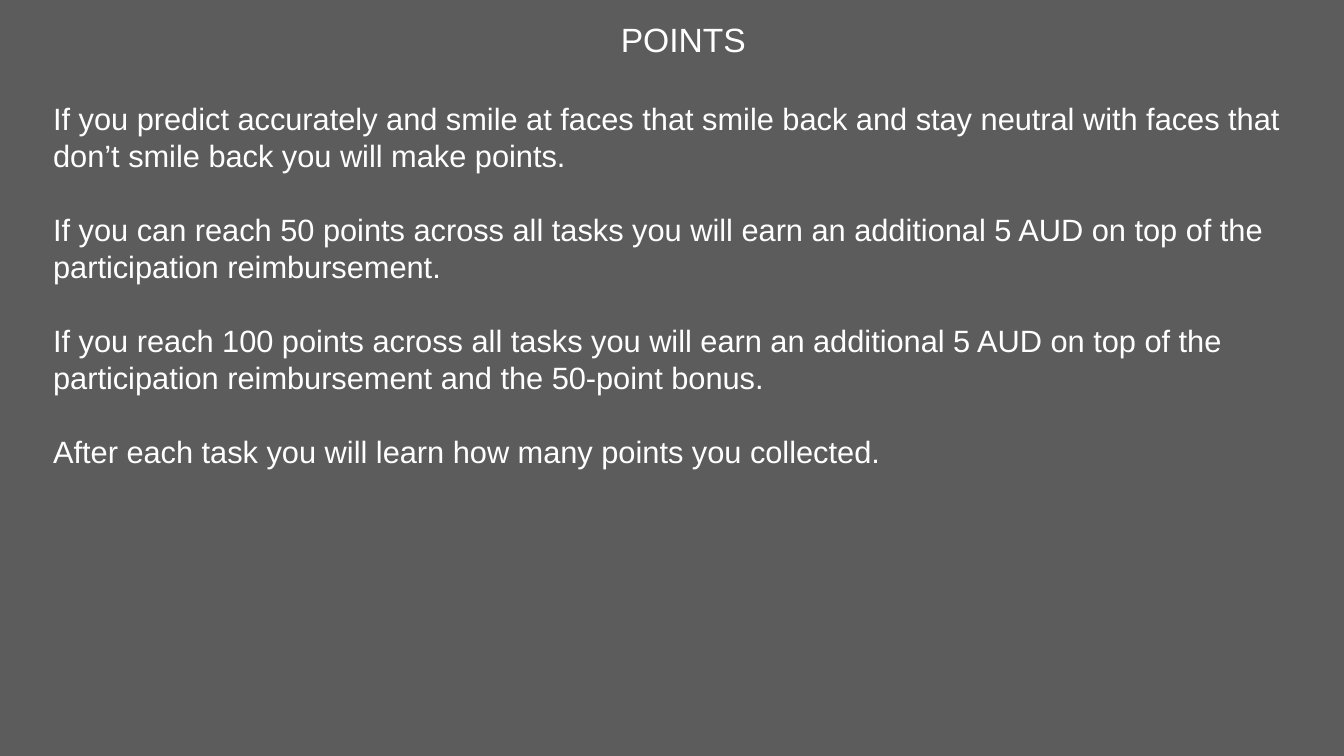
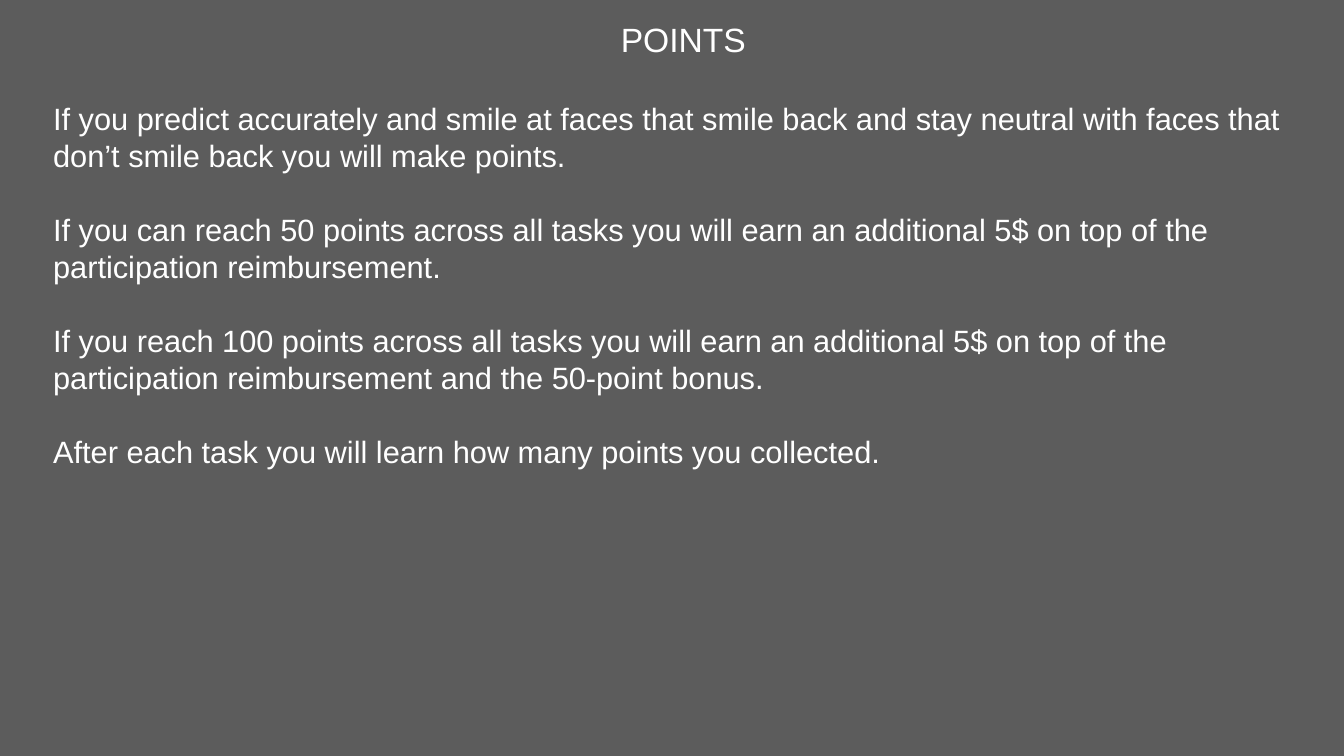
Before and after one commit to kwellstein/social_affective_prediction_task, a slide deck: slide 4 of task/stimuli/originals_SAP_Task.pptx. Drawn at 1344x756 pixels with LibreOffice and Linux fonts; fonts in the diff are those of the drawing. Boxes give left, top, right and bottom in pixels: in the first picture for what was removed or moved away, otherwise in the second. Text is boxed around its words. In the diff, an @@ line names an element or a change of style, - is before the commit and + after.

```diff
--- a/task/stimuli/originals_SAP_Task.pptx
+++ b/task/stimuli/originals_SAP_Task.pptx
@@ text at (53, 218, 1208, 395): text changed @@
-If you can reach 50 points across all tasks you will earn an additional 5 AUD on top of the participation reimbursement.
-If you reach 100 points across all tasks you will earn an additional 5 AUD on top of the participation reimbursement and the 50-point bonus.
+If you can reach 50 points across all tasks you will earn an additional 5$ on top of the participation reimbursement.
+If you reach 100 points across all tasks you will earn an additional 5$ on top of the participation reimbursement and the 50-point bonus.
```
Also in this commit, not shown: 13 other files.
